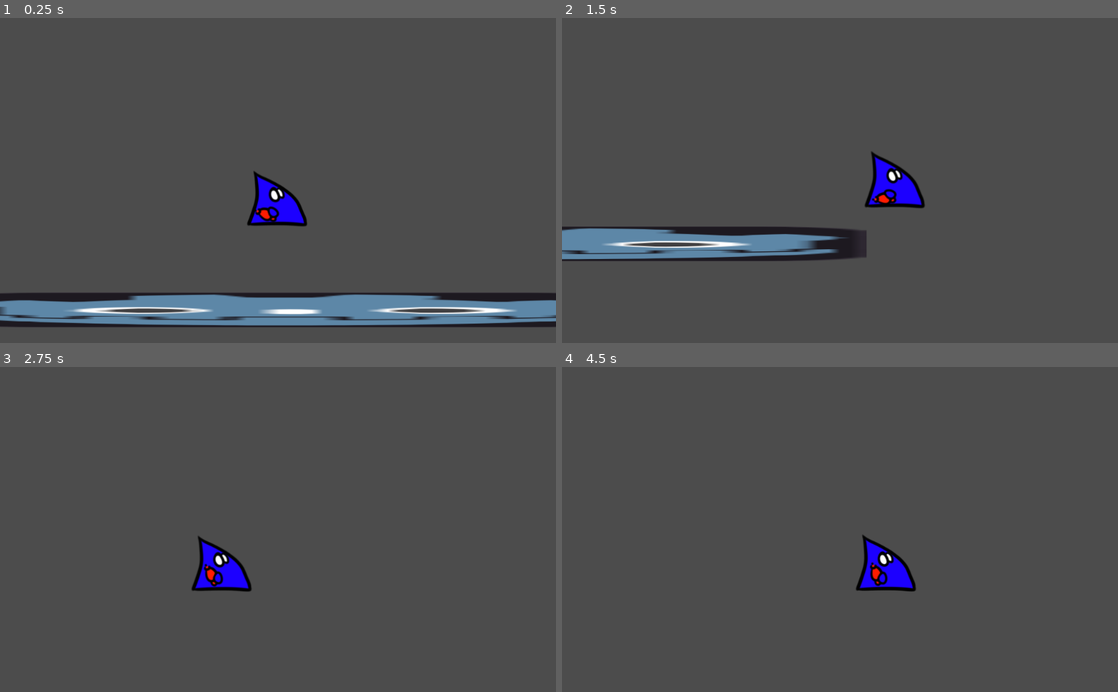
Above: before the commit, frames 1-4 (two rows, left to right).
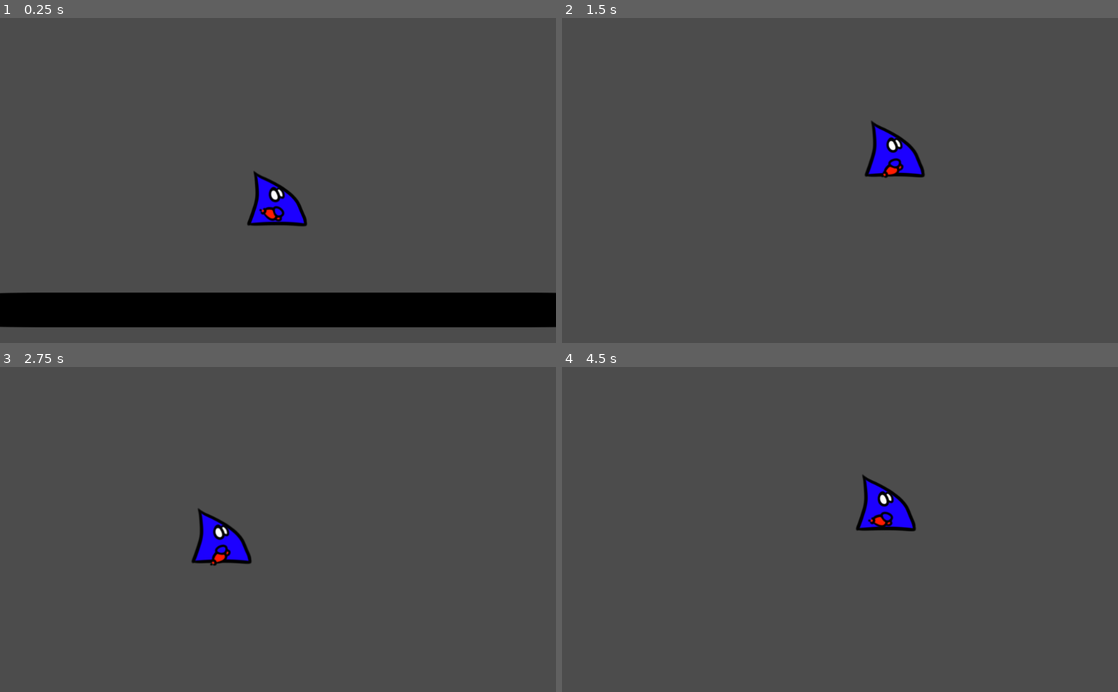
Above: after the commit, the same moments.

Repository: happeens/NAT
Game: Godot game, scene res://test.tscn
Same seed, same stepped clock (60 frames per second), same inputs: the game is played once before the commit and once after it. The project has no main scene, so this scene is started directly.
Inputs (mouse positions are in pixels of both pictures, inside the frame that each line leads up to):
- Up to frame 1 (0.25 s): no input
- Up to frame 2 (1.5 s): move the mouse to (962, 164) at 0.52 s; hold Space (jump) 0.53-1.28 s; hold D (right) from 0.53 s (still down); click (962, 164) at 0.67 s; move the mouse to (728, 196) at 1.27 s; tap Space (jump) at 1.35 s
- Up to frame 3 (2.75 s): tap Space (jump) at 1.52, 1.82 s; move the mouse to (333, 458) at 2.02 s; release D (right) at 2.03 s; hold A (left) from 2.03 s (still down); hold Space (jump) from 2.03 s (still down)
- Up to frame 4 (4.5 s): move the mouse to (812, 594) at 2.77 s; release A (left) at 2.78 s; release Space (jump) at 2.78 s; hold D (right) 2.78-4.28 s; tap Space (jump) at 2.85, 3.02, 3.32, 4.35 s; click (812, 594) at 2.92 s; move the mouse to (1006, 578) at 3.52 s; hold Space (jump) 3.53-4.28 s; move the mouse to (673, 480) at 4.27 s; hold A (left) from 4.28 s (still down)

The runs differ from the first frame. In frame 1, 11% of the frame differs, in the area x 0-100%, y 57-96%; in frame 2, 7.4%; in frame 3, 1.8%; in frame 4, 2.3%.

Commit message:
:sparkles: Double jump

Diff:
--- a/scenes/Player.tscn
+++ b/scenes/Player.tscn
@@ -20,7 +20,7 @@
 }
 GRAVITY = Vector2( 0, 900 )
 WALK_SPEED = 900.0
-JUMP_SPEED = 400.0
+JUMP_SPEED = 900.0
 
 [node name="Camera2D" type="Camera2D" parent="."]
 
--- a/scenes/natee.tscn
+++ b/scenes/natee.tscn
@@ -452,21 +452,11 @@
 
 [node name="base" type="Node2D" parent="."]
 
-_sections_unfolded = [ "Visibility" ]
-
 [node name="body" type="Sprite" parent="base"]
 
-position = Vector2( 0, 3.67508 )
-scale = Vector2( 1, 0.942577 )
 texture = ExtResource( 1 )
-_sections_unfolded = [ "Animation", "Material", "Offset", "Region", "Transform", "Visibility", "Z" ]
-__meta__ = {
-"_edit_bone_": true
-}
 
 [node name="eyes" type="Node2D" parent="base"]
-
-position = Vector2( -0.382894, 2.68018 )
 
 [node name="close" type="Sprite" parent="base/eyes"]
 
@@ -493,17 +483,18 @@
 
 [node name="arm" type="Sprite" parent="base"]
 
-position = Vector2( -9.68275, 30.8802 )
+position = Vector2( 0, 30 )
 script = ExtResource( 4 )
-_sections_unfolded = [ "Transform" ]
 
 [node name="pistol" type="Sprite" parent="base/arm"]
 
+position = Vector2( -12.3235, 1.46901 )
 texture = ExtResource( 5 )
 offset = Vector2( 12.3235, -31.469 )
 
 [node name="hand" type="Sprite" parent="base/arm"]
 
+position = Vector2( -12.7637, 1.46901 )
 texture = ExtResource( 6 )
 offset = Vector2( 11.8834, -31.469 )
 
--- a/scripts/player.gd
+++ b/scripts/player.gd
@@ -16,8 +16,15 @@
 var air_time = 0
 var on_floor = false
 
+var jumps_available = 2
+
 func _ready():
 	pass
+
+func _input(event):
+	if (on_floor or jumps_available > 0) and event.is_action_pressed("jump") and not event.is_echo():
+		linear_vel.y = -JUMP_SPEED
+		jumps_available -= 1
 
 func _physics_process(delta):
 	air_time += delta
@@ -38,5 +45,5 @@
 	target_speed *= WALK_SPEED
 	linear_vel.x = lerp(linear_vel.x, target_speed, 0.1)
 
-	if on_floor and Input.is_action_pressed("jump"):
-		linear_vel.y = -JUMP_SPEED
+	if on_floor:
+		jumps_available = 2
--- a/test.tscn
+++ b/test.tscn
@@ -6,7 +6,7 @@
 [sub_resource type="RectangleShape2D" id=1]
 
 custom_solver_bias = 0.0
-extents = Vector2( 10, 10 )
+extents = Vector2( 40.1311, 10 )
 
 [node name="Node2D" type="Node2D"]
 
@@ -36,6 +36,7 @@
 
 [node name="icon" type="Sprite" parent="StaticBody2D"]
 
+modulate = Color( 0, 0, 0, 1 )
 scale = Vector2( 20, 1 )
 texture = ExtResource( 2 )
-_sections_unfolded = [ "Animation", "Offset", "Region", "Transform" ]
+_sections_unfolded = [ "Animation", "Material", "Offset", "Region", "Transform", "Visibility" ]
